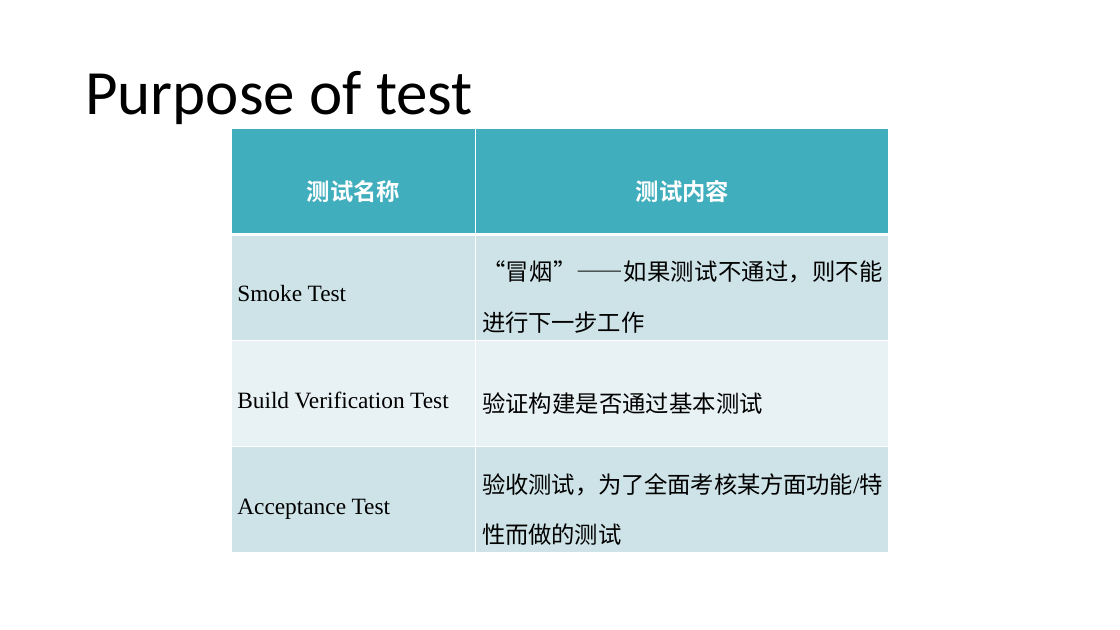
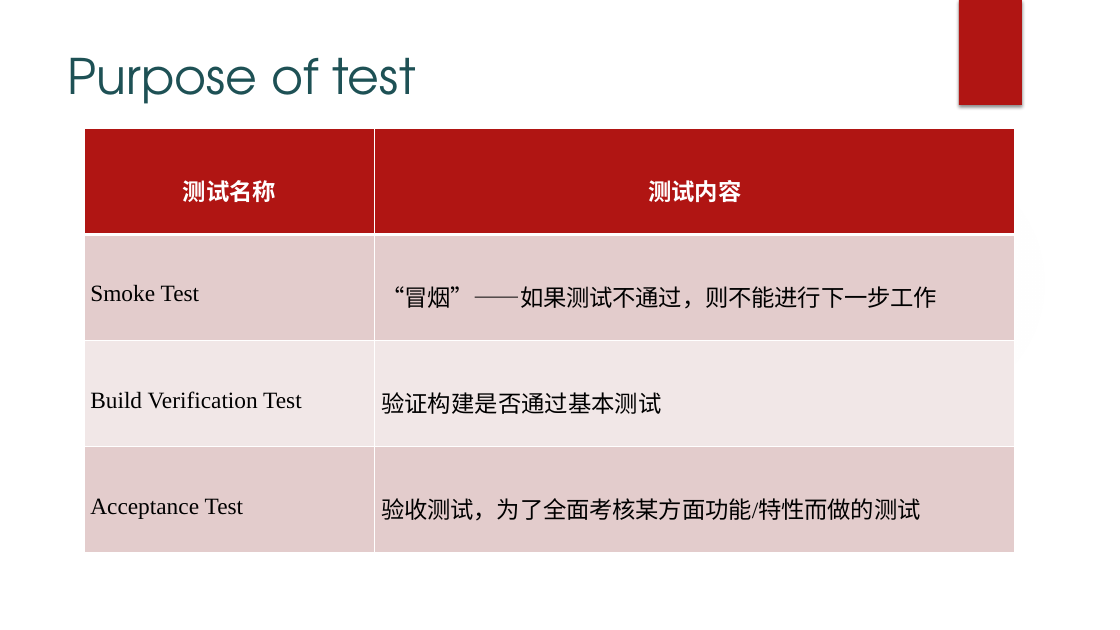
Before and after one commit to xinase/ASE, a slide deck: slide 27 of chapter13/ASE_13_Testing.pptx. Drawn at 1120x630 pixels with LibreOffice and Linux fonts; fonts in the diff are those of the drawing; background and template pictures are left out. Boxes give left, top, right and bottom in pixels: in the first picture for what was removed or moved away, otherwise in the second. Text is boxed around its words. In the diff, an @@ line names an element or a change of style, - is before the commit and + after.

```diff
--- a/chapter13/ASE_13_Testing.pptx
+++ b/chapter13/ASE_13_Testing.pptx
@@ rectangle added at <box>959,0,1022,105</box>, fill #B01513 @@
@@ title "Purpose of test": place and size @@
-title "Purpose of test" at <box>85,71,473,130</box>
+title "Purpose of test" at <box>68,57,415,104</box>
@@ title "Purpose of test" at <box>68,57,415,104</box>: size 54 to 42 pt, font Calibri to TeX Gyre Adventor, text colour gradient #FFFFFF to #000000 to #1E5155; line spacing 0.9 to 1; vertical alignment middle to top @@
@@ table at <box>84,129,1015,554</box> @@
@@ fill #41AEBD to #B01513 in row 1 @@
@@ fill #CFE3E8 to #E4CCCC in 4 cells @@
@@ fill #E9F2F4 to #F2E8E7 in row 3 @@
@@ table: place and size @@
-table at <box>231,129,890,554</box>
+table at <box>84,129,1015,554</box>
@@ ellipse added at <box>791,154,1049,413</box>, fill gradient #F3F3F3 @@
```
Also in this commit, not shown: 43 other slides changed.
